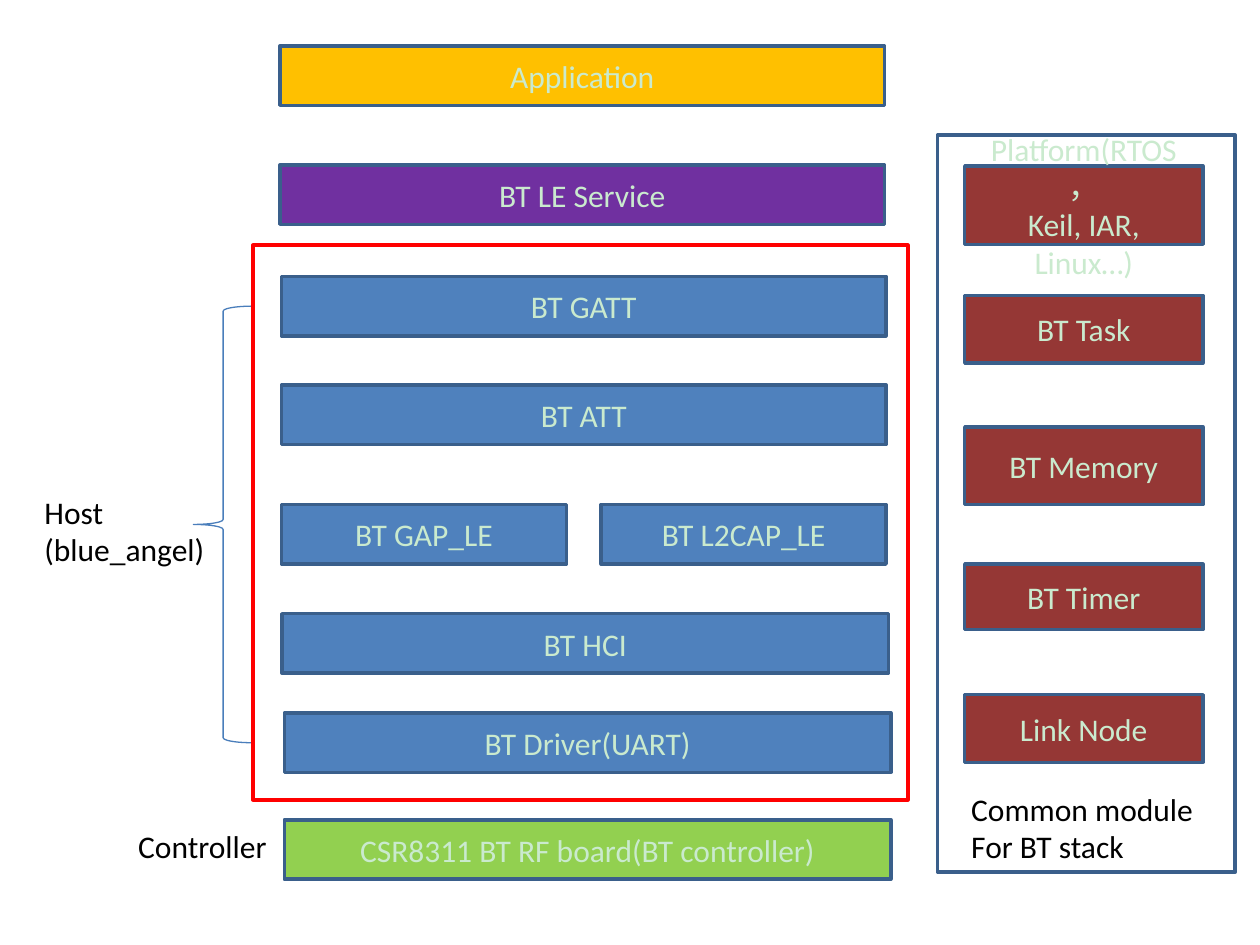
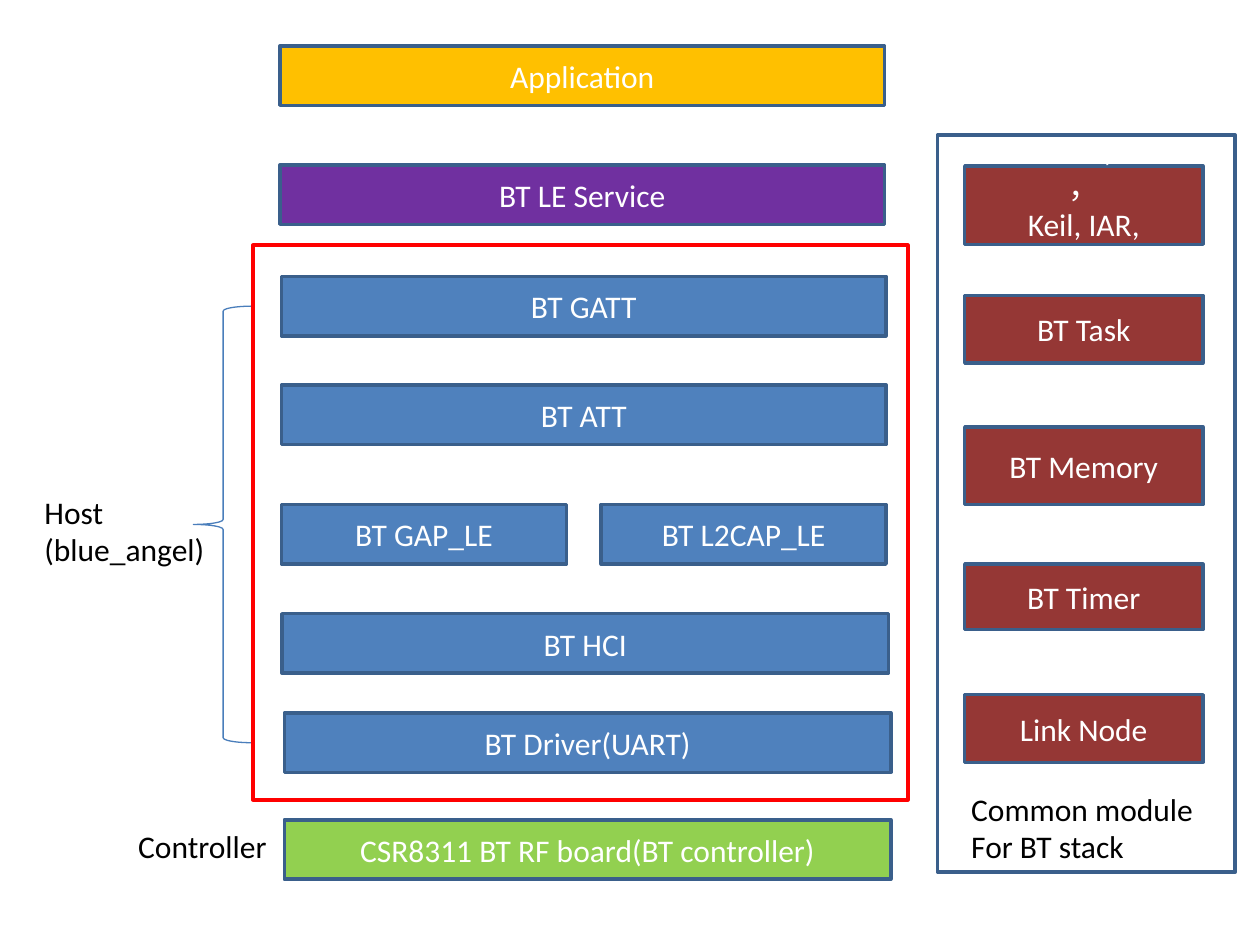
Before and after one commit to xihua13104/blue_angel, a slide deck: slide 2 of bluetooth_basic_v0.1/Doc/软件架构.pptx. Drawn at 1260x945 pixels with LibreOffice and Linux fonts; fonts in the diff are those of the drawing. Boxes give left, top, right and bottom in pixels: in the first picture for what was removed or moved away, otherwise in the second. Text is boxed around its words. In the diff, an @@ line names an element or a change of style, - is before the commit and + after.

```diff
--- a/bluetooth_basic_v0.1/Doc/软件架构.pptx
+++ b/bluetooth_basic_v0.1/Doc/软件架构.pptx
@@ background #CAEACE to #FFFFFF @@
@@ text colour #CAEACE to #FFFFFF in 14 elements at <box>285,713,891,772</box>, <box>285,820,891,879</box>, <box>282,614,888,673</box>, <box>281,505,566,564</box>, <box>601,505,886,564</box>, <box>281,386,886,445</box>, <box>281,276,886,335</box>, <box>280,165,885,224</box>, <box>280,45,885,105</box>, <box>965,564,1203,630</box>, <box>965,427,1203,505</box>, <box>965,295,1203,363</box>, <box>965,166,1203,244</box>, <box>965,694,1203,762</box> @@
```
Also in this commit, not shown: 3 other slides changed, 4 slides added, 15 other files.
